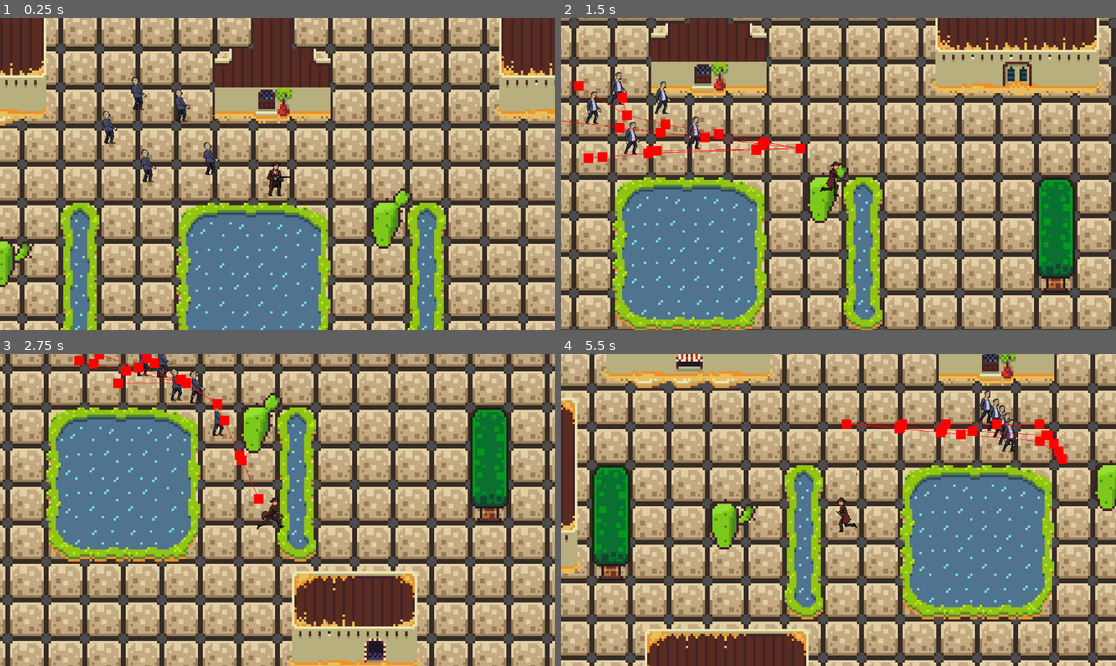
Above: before the commit, frames 1-4 (two rows, left to right).
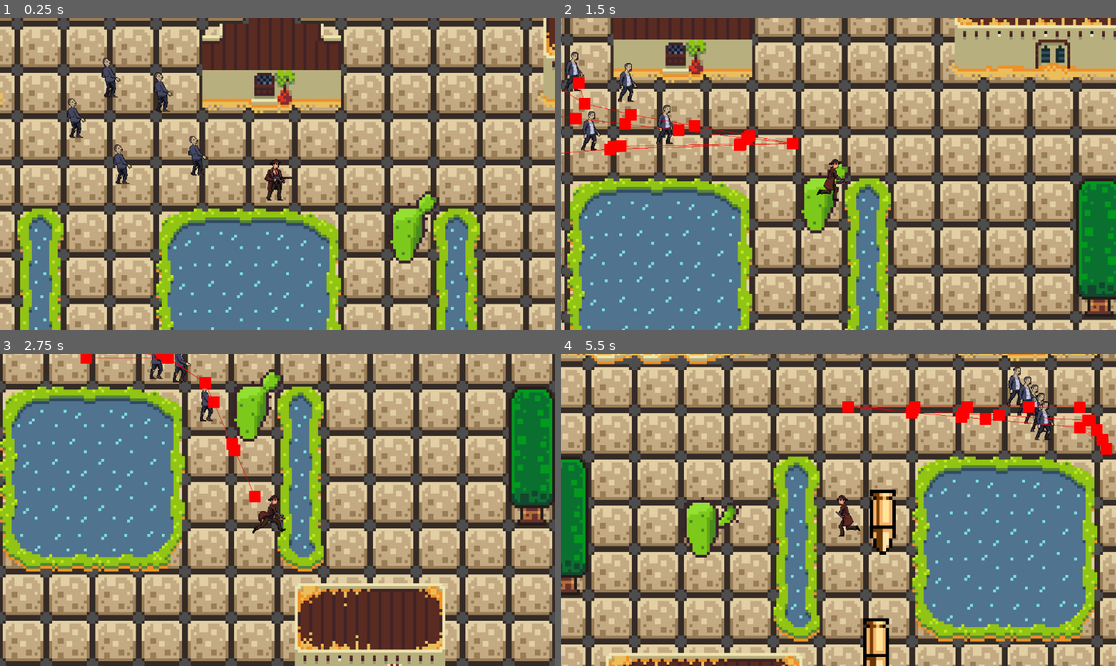
Above: after the commit, the same moments.

Repository: shauryaexe1/Zombie-Wars-
Game: Godot game, scene res://Scenes/main_game.tscn
Two runs of this game, one before a commit and one after it. Both use one fixed random seed, a clock stepped at 60 frames per second and the inputs below.
Inputs:
- Up to frame 1 (0.25 s): no input
- Up to frame 2 (1.5 s): hold Right (ui_right) 0.53-1.28 s; hold Down (ui_down) from 1.28 s (still down)
- Up to frame 3 (2.75 s): release Down (ui_down) at 2.03 s; hold Right (ui_right) from 2.03 s (still down)
- Up to frame 4 (5.5 s): release Right (ui_right) at 2.78 s; hold Up (ui_up) 2.78-3.53 s; hold Left (ui_left) 3.53-5.03 s; hold Down (ui_down) from 5.03 s (still down)

The runs differ from the first frame. In frame 1, 72% of the frame differs, in the area x 0-100%, y 0-100%; in frame 2, 72%; in frame 3, 73%; in frame 4, 77%.

Commit message:
working on shooting mechanism + started working on health and damage variable.
Today i asked sir for help regarding the shooting mechanism and we couldn't figure out a solution for it (hence he is gonna help me a bit) here.

Diff:
--- a/Scenes/bullet.tscn
+++ b/Scenes/bullet.tscn
@@ -4,7 +4,7 @@
 [ext_resource type="Texture2D" uid="uid://bsth7kochv6sb" path="res://Assests/bullet.png" id="2_ycag2"]
 
 [sub_resource type="CircleShape2D" id="CircleShape2D_4mw4s"]
-radius = 2.2360682
+radius = 1.0
 
 [node name="Bullet" type="Area2D" unique_id=200049140]
 rotation = -0.0078064203
@@ -13,13 +13,12 @@
 script = ExtResource("1_oduel")
 
 [node name="Bullet" type="Sprite2D" parent="." unique_id=1948303937]
-z_index = 1
-position = Vector2(-2.0467777, 5.9842052)
-scale = Vector2(0.06234931, 0.06302487)
+z_index = 5
+position = Vector2(72.92048, 138.57347)
 texture = ExtResource("2_ycag2")
 
 [node name="CollisionShape2D" type="CollisionShape2D" parent="." unique_id=1233461162]
-position = Vector2(-3.9764605, -3.0311332)
+position = Vector2(-0.9765506, -3.007716)
 rotation = 1.061401
 shape = SubResource("CircleShape2D_4mw4s")
 
--- a/Scenes/player.tscn
+++ b/Scenes/player.tscn
@@ -234,7 +234,7 @@
 shape = SubResource("RectangleShape2D_f1ek2")
 
 [node name="Camera2D" type="Camera2D" parent="." unique_id=1318759121]
-zoom = Vector2(5, 5)
+zoom = Vector2(6, 6)
 
 [node name="Gun" parent="." unique_id=1484658533 instance=ExtResource("6_x3wgy")]
 position = Vector2(2, 2)
--- a/Scenes/zombie.gd
+++ b/Scenes/zombie.gd
@@ -1,5 +1,6 @@
 extends CharacterBody2D
 const speed = 40
+var health = 2
 
 @export var player: Node2D
 @onready var nav_agent := $NavigationAgent2D as NavigationAgent2D
@@ -29,3 +30,9 @@
 
 func _on_timer_timeout() -> void:
 	makepath()
+
+func take_damage():
+	health -= 1
+
+	if health == 0:
+		queue_free()
--- a/gun.gd
+++ b/gun.gd
@@ -10,8 +10,9 @@
 
 func shoot():
 	const BULLET = preload("res://Scenes/bullet.tscn")
-	var new_bullet = BULLET .instantiate()
+	var new_bullet = BULLET.instantiate()
 	new_bullet.global_position = %ShootingPoint.global_position
+	new_bullet.global_rotation = global_rotation
 	%ShootingPoint.add_child(new_bullet)
 
 
--- a/gun.tscn
+++ b/gun.tscn
@@ -5,7 +5,7 @@
 [ext_resource type="PackedScene" uid="uid://d08oqy6k4rkjv" path="res://Scenes/bullet.tscn" id="3_kw0bs"]
 
 [sub_resource type="CircleShape2D" id="CircleShape2D_dk5gl"]
-radius = 17.0
+radius = 121.037186
 
 [sub_resource type="AtlasTexture" id="AtlasTexture_kw0bs"]
 atlas = ExtResource("1_vk1bi")
@@ -44,7 +44,8 @@
 position = Vector2(7.142854, 0)
 
 [node name="Bullet" parent="WeaponPivot/Shotgun/ShootingPoint" unique_id=200049140 instance=ExtResource("3_kw0bs")]
-position = Vector2(14.285719, -1.0217934e-07)
+visible = false
+position = Vector2(7.000001, 1.9999999)
 
 [node name="Timer" type="Timer" parent="." unique_id=1060754027]
 wait_time = 0.3
